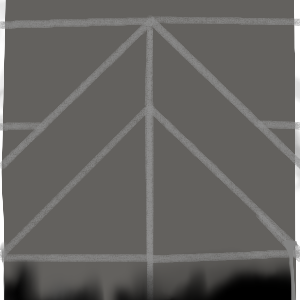
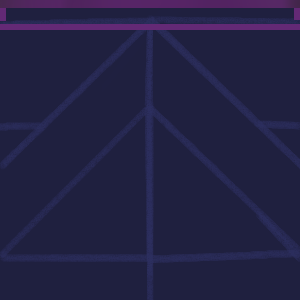
Layer changes from the first 300px x 300px image to the second:
hid "Layer 6", blend normal → multiply, painted on it over [0, 0, 300, 300]
added layer "Layer 11" above "Layer 10" over [0, 0, 300, 300]
added layer "Layer 10" (multiply) above "Layer 5" over [0, 0, 300, 300]
painted on "Layer 4" over [0, 0, 300, 300]
painted on "Layer 3" over [0, 0, 300, 300]
hid "Layer 2", painted on it over [0, 0, 300, 300]
